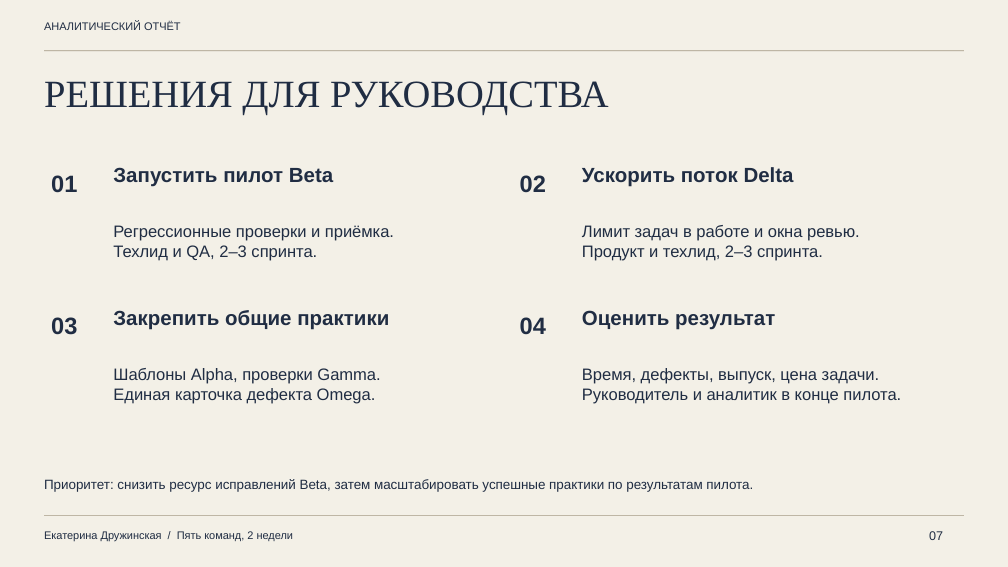
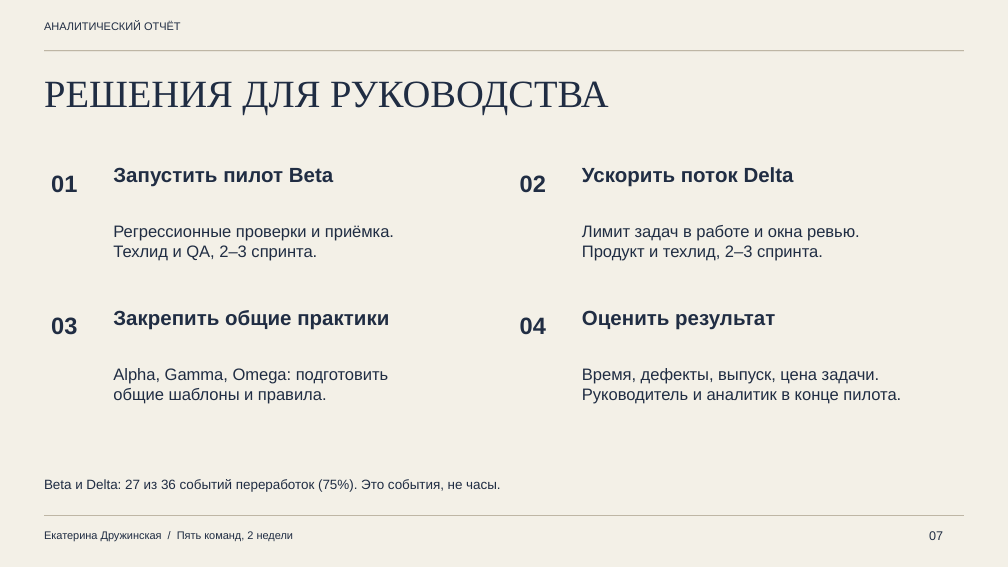
Before and after one commit to druzhinskaia/team-performance-analysis, a slide deck: slide 7 of files/02_presentation.pptx. Drawn at 1008x567 pixels with LibreOffice and Linux fonts; fonts in the diff are those of the drawing. Boxes give left, top, right and bottom in pixels: in the first picture for what was removed or moved away, otherwise in the second. Text is boxed around its words. In the diff, an @@ line names an element or a change of style, - is before the commit and + after.

```diff
--- a/files/02_presentation.pptx
+++ b/files/02_presentation.pptx
@@ text at <box>113,368,389,404</box>: text changed @@
-Шаблоны Alpha, проверки Gamma.
-Единая карточка дефекта Omega.
+Alpha, Gamma, Omega: подготовить
+общие шаблоны и правила.
@@ text at <box>44,479,500,492</box>: text changed @@
-Приоритет: снизить ресурс исправлений Beta, затем масштабировать успешные практики по результатам пилота.
+Beta и Delta: 27 из 36 событий переработок (75%). Это события, не часы.
```
Also in this commit, not shown: 1 other slide changed, 11 other files.
